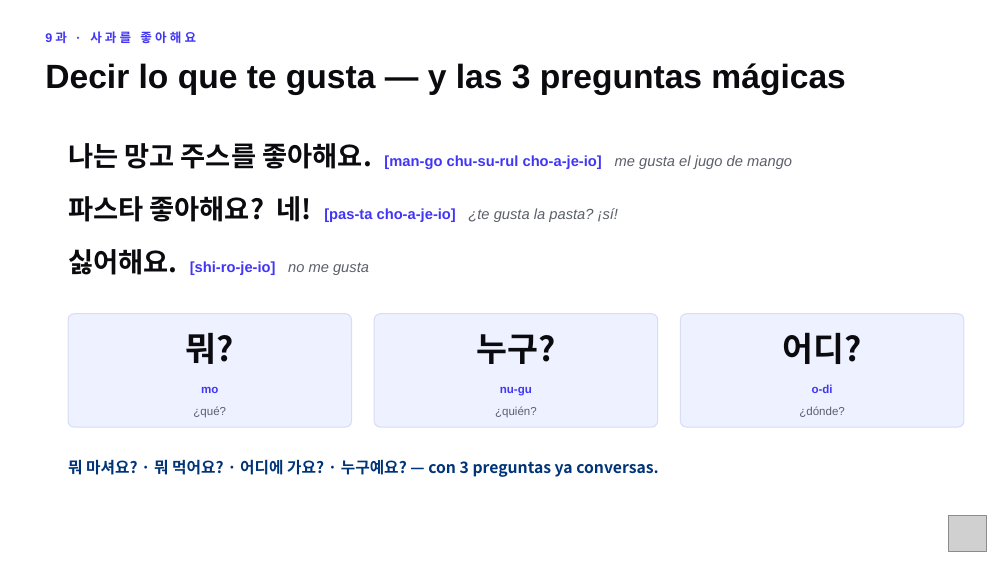
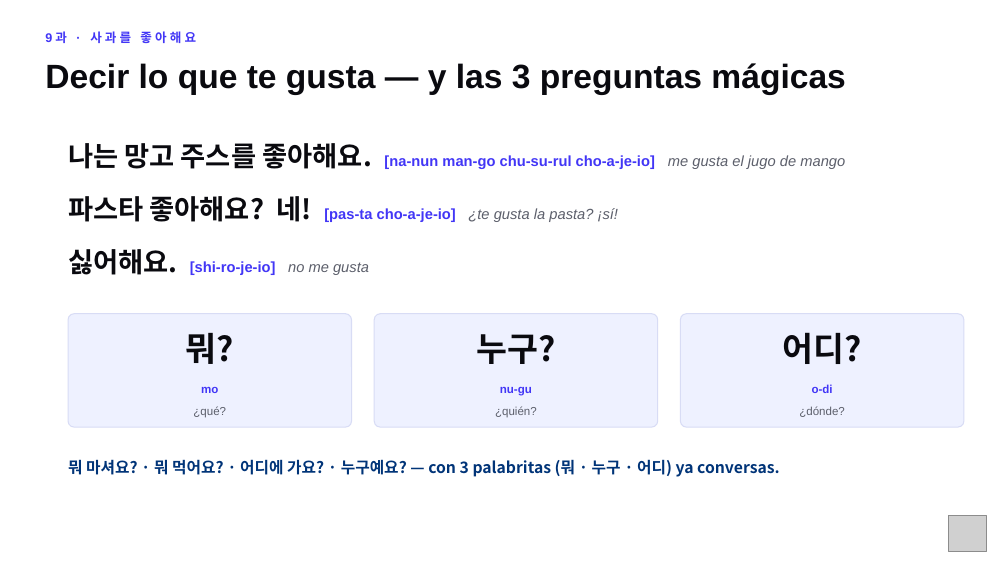
Before and after one commit to academiaseul/ACADEMIASEULWEB, a slide deck: slide 24 of A1_Nivel_1/Repaso_MidTerm_A1.pptx (slide 14 before the commit). Drawn at 1008x567 pixels with LibreOffice and Linux fonts; fonts in the diff are those of the drawing; grey boxes stand for pictures. Boxes give left, top, right and bottom in pixels: in the first picture for what was removed or moved away, otherwise in the second. Text is boxed around its words. In the diff, an @@ line names an element or a change of style, - is before the commit and + after.

```diff
--- a/A1_Nivel_1/Repaso_MidTerm_A1.pptx
+++ b/A1_Nivel_1/Repaso_MidTerm_A1.pptx
@@ text at (x1=68, y1=143, x2=845, y2=169): text changed @@
-나는 망고 주스를 좋아해요. [man-go chu-su-rul cho-a-je-io] me gusta el jugo de mango
+나는 망고 주스를 좋아해요. [na-nun man-go chu-su-rul cho-a-je-io] me gusta el jugo de mango
@@ text at (x1=68, y1=459, x2=780, y2=477): text changed @@
-뭐 마셔요? · 뭐 먹어요? · 어디에 가요? · 누구예요? — con 3 preguntas ya conversas.
+뭐 마셔요? · 뭐 먹어요? · 어디에 가요? · 누구예요? — con 3 palabritas (뭐 · 누구 · 어디) ya conversas.
```
Also in this commit, not shown: 13 other slides changed, 14 slides added, 3 other files.
